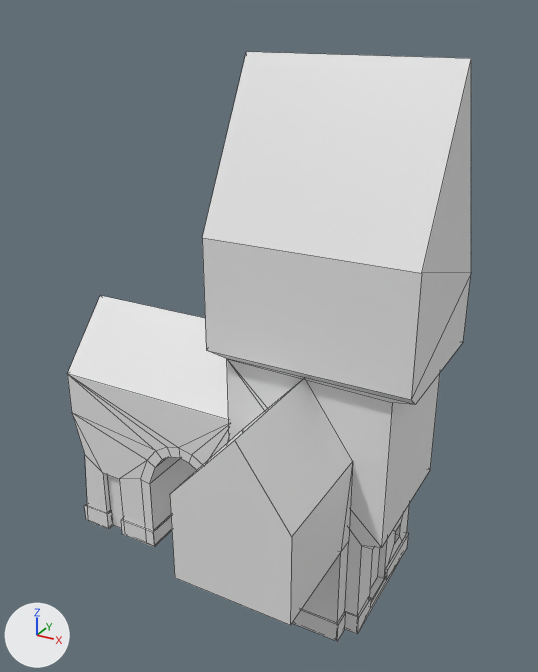
One commit to the Blender file Modelado/Photoshop/ViviendaClase/Vivienda.blend: the scene before it, then after it.
The view is the same before and after, from a 50 mm lens placed at (7.82, -17.16, 16.25), pointed at (-1.18, -0.79, 8.06). Lighting does not change. The marker at lower left points along +X, +Y and +Z. The first picture is the older version. Mesh edges are drawn as thin lines.
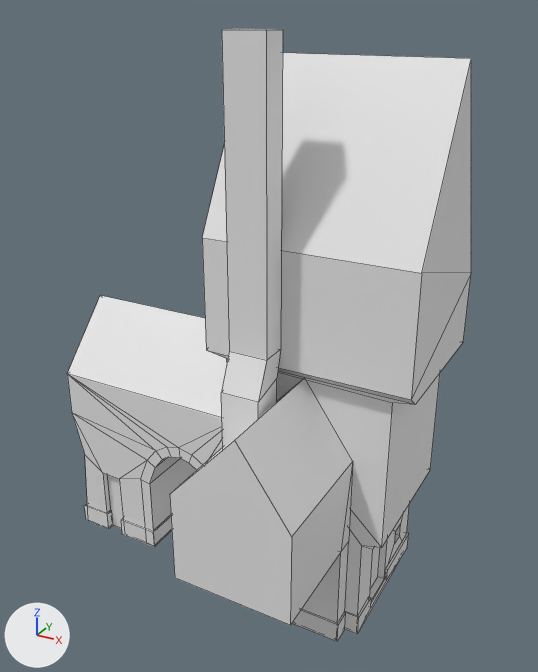
Pixel boxes (x1, y1, x2, y2) of what changed, in the pictures (538 x 672 px):
'Detail2', added: after (221, 29, 283, 447)

Patch to the scene script:
```diff
--- a/Modelado/Photoshop/ViviendaClase/Vivienda.blend.py
+++ b/Modelado/Photoshop/ViviendaClase/Vivienda.blend.py
@@ me_cube @@
+me_cube.from_pydata([(-1.09, -3.4, 5.86), (-1.09, -2.98, 15.85), (-1.09, -2.44, 5.86), (-1.09, -2.26, 15.85), (-0.04, -3.4, 5.86), (-0.04, -2.98, 15.85), (-0.04, -2.44, 5.86), (-0.04, -2.26, 15.85), (-1.09, -2.98, 8.51), (-1.09, -2.26, 8.51), (-0.04, -2.26, 8.51), (-0.04, -2.98, 8.51), (-1.09, -2.44, 7.79), (-0.04, -2.44, 7.79), (-0.04, -3.4, 7.56), (-1.09, -3.4, 7.56)], [], [(8, 1, 3, 9), (9, 3, 7, 10), (10, 7, 5, 11), (11, 5, 1, 8), (2, 6, 4, 0), (7, 3, 1, 5), (14, 11, 8, 15), (13, 10, 11, 14), (12, 9, 10, 13), (15, 8, 9, 12), (0, 15, 12, 2), (2, 12, 13, 6), (6, 13, 14, 4), (4, 14, 15, 0)])
@@ ob_detail2 @@
+ob_detail2 = bpy.data.objects.new('Detail2', me_cube)
+ob_detail2.location = (0.0, 0.0, 0.0)
```
